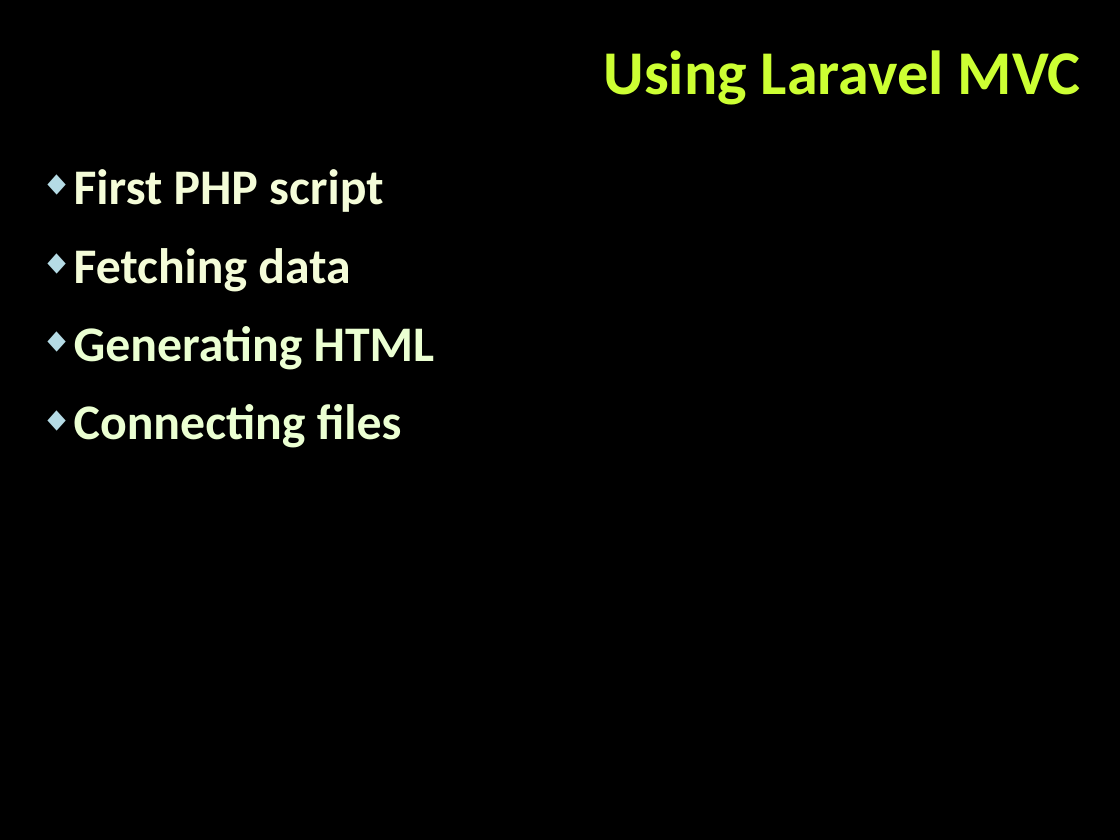
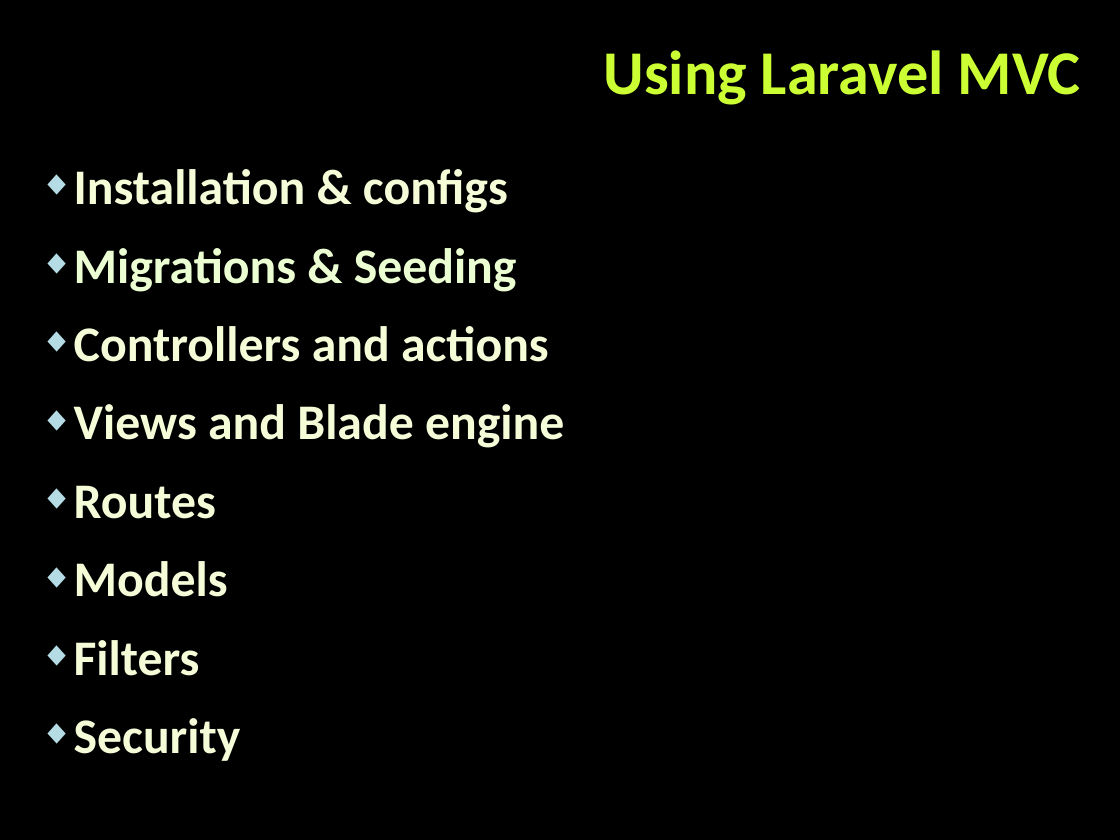
Before and after one commit to tanzhur/PHP_MVC-seminar, a slide deck: slide 64 of PHP_MVC.pptx (slide 53 before the commit). Drawn at 1120x840 pixels with LibreOffice and Linux fonts; fonts in the diff are those of the drawing; background and template pictures are left out. Boxes give left, top, right and bottom in pixels: in the first picture for what was removed or moved away, otherwise in the second. Text is boxed around its words. In the diff, an @@ line names an element or a change of style, - is before the commit and + after.

```diff
--- a/PHP_MVC.pptx
+++ b/PHP_MVC.pptx
@@ text at box(74, 169, 564, 761): text changed; text colour #EBFFD2 to #F4FCD8 @@
-◆ First PHP script
-◆ Fetching data
-◆ Generating HTML
-◆ Connecting files
+◆ Installation & configs
+◆ Migrations & Seeding
+◆ Controllers and actions
+◆ Views and Blade engine
+◆ Routes
+◆ Models
+◆ Filters
+◆ Security
```
Also in this commit, not shown: 11 slides added.
